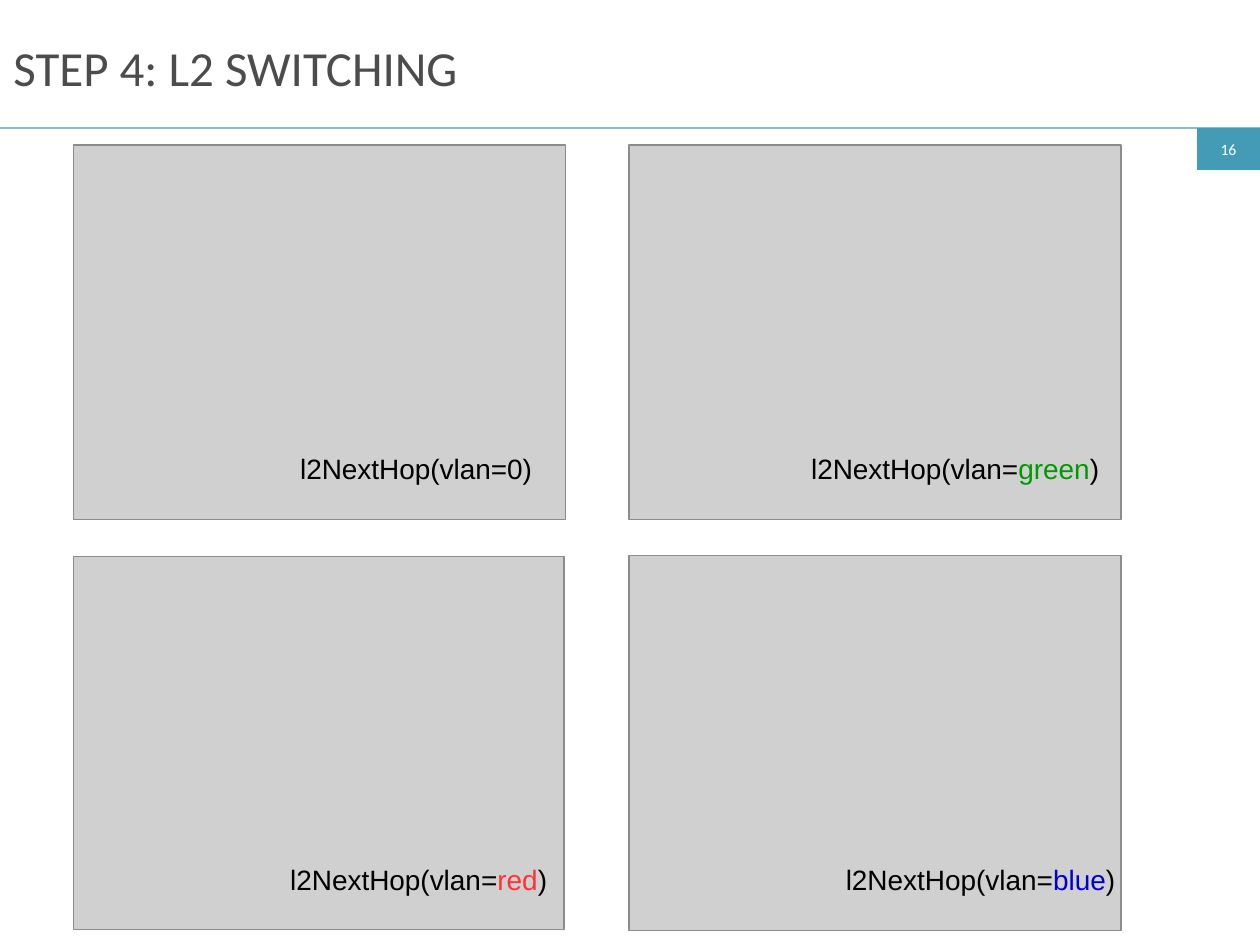
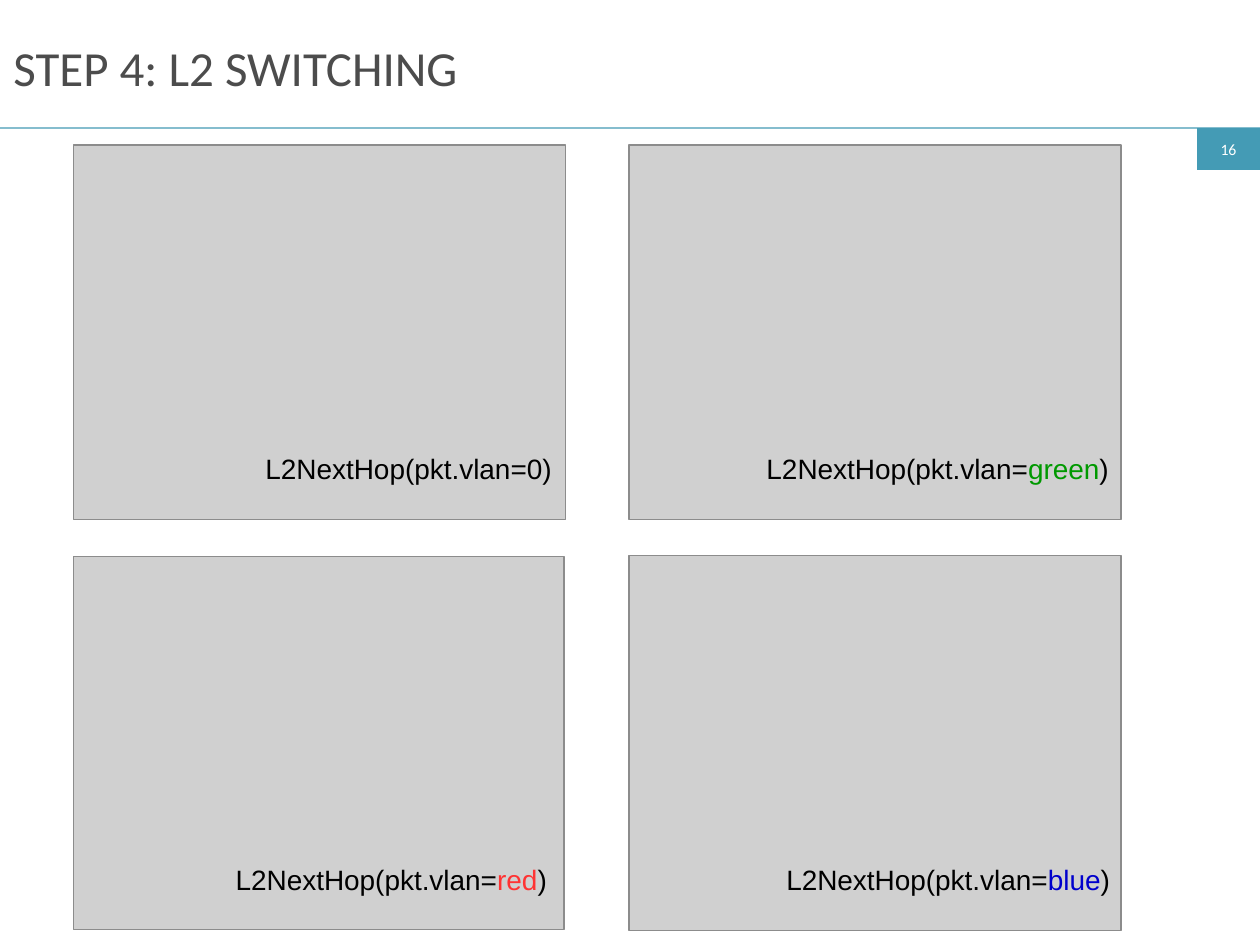
Before and after one commit to ryzhyk/cocoon, a slide deck: slide 16 of doc/netpl16/talk/cocoon.odp. Drawn at 1260x945 pixels with LibreOffice and Linux fonts; fonts in the diff are those of the drawing; grey boxes stand for pictures. Boxes give left, top, right and bottom in pixels: in the first picture for what was removed or moved away, otherwise in the second. Text is boxed around its words. In the diff, an @@ line names an element or a change of style, - is before the commit and + after.

```diff
--- a/doc/netpl16/talk/cocoon.odp
+++ b/doc/netpl16/talk/cocoon.odp
@@ text at box(265, 458, 551, 484): text changed @@
-l2NextHop(vlan=0)
+L2NextHop(pkt.vlan=0)
@@ text at box(766, 458, 1108, 484): text changed @@
-l2NextHop(vlan=green)
+L2NextHop(pkt.vlan=green)
@@ text at box(236, 869, 547, 896): text changed @@
-l2NextHop(vlan=red)
+L2NextHop(pkt.vlan=red)
@@ text at box(786, 869, 1110, 896): text changed @@
-l2NextHop(vlan=blue)
+L2NextHop(pkt.vlan=blue)
```
Also in this commit, not shown: 10 other slides changed, 2 slides added, 2 other files.
